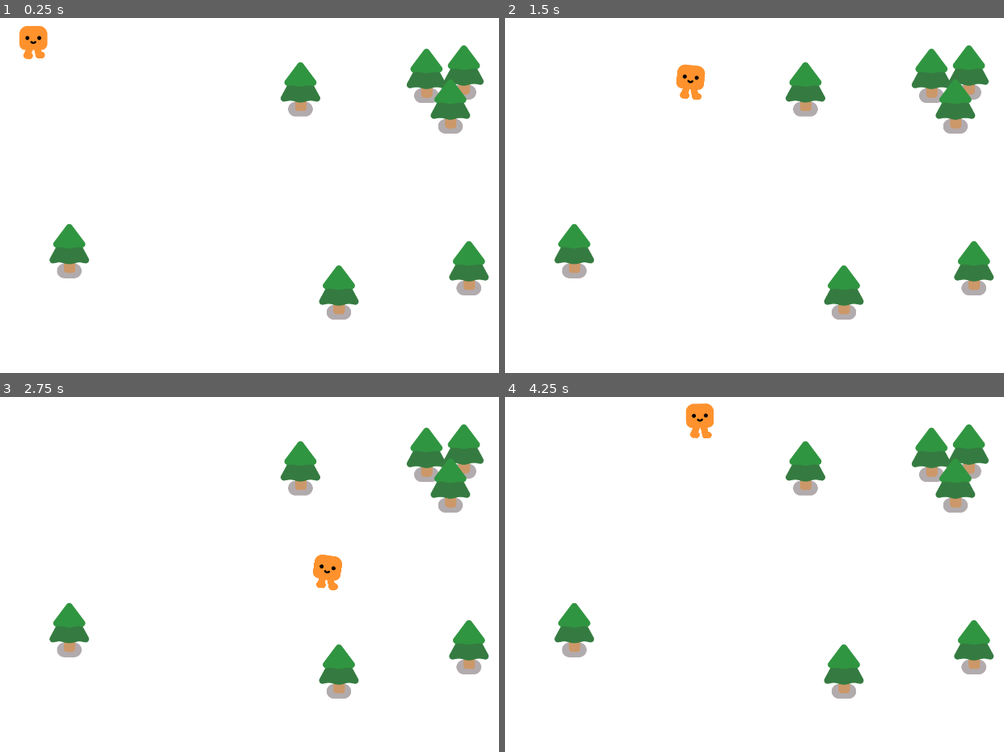
Above: before the commit, frames 1-4 (two rows, left to right).
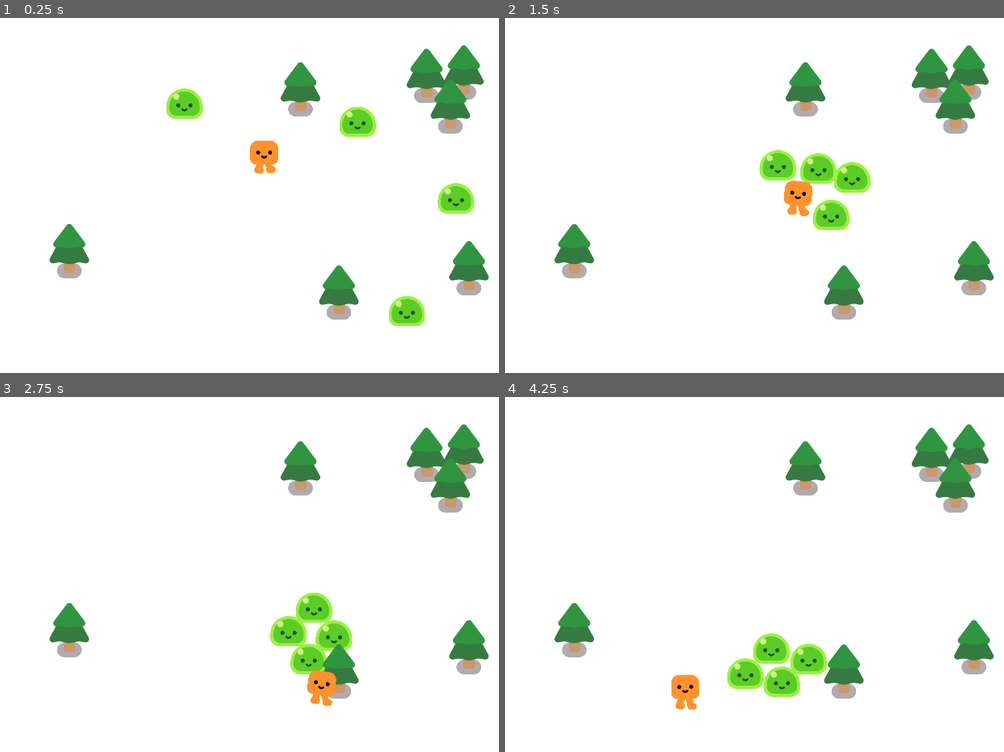
Above: after the commit, the same moments.

Repository: metallstas/2DGameGDQuest
Game: Godot game, scene res://Game/game.tscn
Same seed, same stepped clock (60 frames per second), same inputs: the game is played once before the commit and once after it.
Inputs:
- Up to frame 1 (0.25 s): no input
- Up to frame 2 (1.5 s): hold D (move_right) 0.53-1.28 s; hold S (move_down) from 1.28 s (still down)
- Up to frame 3 (2.75 s): release S (move_down) at 2.03 s; hold D (move_right) from 2.03 s (still down)
- Up to frame 4 (4.25 s): release D (move_right) at 2.78 s; hold W (move_up) 2.78-3.53 s; hold A (move_left) from 3.53 s (still down)

The runs differ from the first frame. In frame 1, 3.0% of the frame differs, in the area x 3-96%, y 2-87%; in frame 2, 3.0%; in frame 3, 3.0%; in frame 4, 3.1%, in the area x 33-65%, y 1-89%.

Commit message:
add enemie

Diff:
--- /dev/null
+++ b/Enemies/enemy.gd
@@ -0,0 +1,9 @@
+extends CharacterBody2D
+
+@onready var player = $"../player"
+const SPEED = 300.0
+
+func _physics_process(delta: float) -> void:
+	var direction = global_position.direction_to(player.global_position)
+	velocity = direction * SPEED
+	move_and_slide()
--- /dev/null
+++ b/Enemies/enemy.tscn
@@ -0,0 +1,16 @@
+[gd_scene load_steps=4 format=3 uid="uid://d3kixqy287pct"]
+
+[ext_resource type="PackedScene" uid="uid://ogik4s70pgwl" path="res://assets/characters/slime/slime.tscn" id="1_3ih25"]
+[ext_resource type="Script" uid="uid://d3jnjk6xxc1t7" path="res://Enemies/enemy.gd" id="1_bxkaj"]
+
+[sub_resource type="CircleShape2D" id="CircleShape2D_bxkaj"]
+radius = 51.0098
+
+[node name="Enemy" type="CharacterBody2D"]
+script = ExtResource("1_bxkaj")
+
+[node name="Slime" parent="." instance=ExtResource("1_3ih25")]
+
+[node name="CollisionShape2D" type="CollisionShape2D" parent="."]
+position = Vector2(0, -30)
+shape = SubResource("CircleShape2D_bxkaj")
--- a/Game/game.tscn
+++ b/Game/game.tscn
@@ -1,7 +1,8 @@
-[gd_scene load_steps=3 format=3 uid="uid://ceuti5ff37fgj"]
+[gd_scene load_steps=4 format=3 uid="uid://ceuti5ff37fgj"]
 
 [ext_resource type="PackedScene" uid="uid://brut205ffu5i8" path="res://Player/player.tscn" id="1_bk3v5"]
 [ext_resource type="PackedScene" uid="uid://tusxh031j5g3" path="res://Enviroment/pine_tree.tscn" id="2_1r4le"]
+[ext_resource type="PackedScene" uid="uid://d3kixqy287pct" path="res://Enemies/enemy.tscn" id="2_7raqb"]
 
 [node name="Game" type="Node2D"]
 y_sort_enabled = true
@@ -13,7 +14,19 @@
 offset_bottom = 1121.0
 
 [node name="player" parent="." instance=ExtResource("1_bk3v5")]
-position = Vector2(103, 141)
+position = Vector2(788, 481)
+
+[node name="Enemy" parent="." instance=ExtResource("2_7raqb")]
+position = Vector2(488, 274)
+
+[node name="Enemy2" parent="." instance=ExtResource("2_7raqb")]
+position = Vector2(1133, 342)
+
+[node name="Enemy3" parent="." instance=ExtResource("2_7raqb")]
+position = Vector2(1429, 613)
+
+[node name="Enemy4" parent="." instance=ExtResource("2_7raqb")]
+position = Vector2(1261, 987)
 
 [node name="PineTree" parent="." instance=ExtResource("2_1r4le")]
 position = Vector2(208, 778)
--- a/assets/characters/slime/slime.tscn
+++ b/assets/characters/slime/slime.tscn
@@ -1,11 +1,11 @@
 [gd_scene load_steps=12 format=3 uid="uid://ogik4s70pgwl"]
 
-[ext_resource type="Texture2D" uid="uid://dvgfmy6vtvjji" path="res://characters/slime/slime_body.png" id="1_3j35h"]
-[ext_resource type="Script" path="res://characters/slime/slime.gd" id="1_87y5x"]
-[ext_resource type="Texture2D" uid="uid://b7rhtttevhxtj" path="res://characters/ground_shadow.png" id="1_cq7ej"]
-[ext_resource type="Texture2D" uid="uid://c078jrp2yvc4s" path="res://characters/slime/slime_face.png" id="2_ygydt"]
-[ext_resource type="Texture2D" uid="uid://btbxea1f3vwot" path="res://characters/slime/slime_body_hurt.png" id="4_0qu0c"]
-[ext_resource type="Texture2D" uid="uid://cai2ijnbypqtr" path="res://characters/slime/slime_hurt_eyes.png" id="4_hi70h"]
+[ext_resource type="Texture2D" uid="uid://dvgfmy6vtvjji" path="res://assets/characters/slime/slime_body.png" id="1_3j35h"]
+[ext_resource type="Script" uid="uid://rfxfpx6jdvxn" path="res://assets/characters/slime/slime.gd" id="1_87y5x"]
+[ext_resource type="Texture2D" uid="uid://b7rhtttevhxtj" path="res://assets/characters/ground_shadow.png" id="1_cq7ej"]
+[ext_resource type="Texture2D" uid="uid://c078jrp2yvc4s" path="res://assets/characters/slime/slime_face.png" id="2_ygydt"]
+[ext_resource type="Texture2D" uid="uid://btbxea1f3vwot" path="res://assets/characters/slime/slime_body_hurt.png" id="4_0qu0c"]
+[ext_resource type="Texture2D" uid="uid://cai2ijnbypqtr" path="res://assets/characters/slime/slime_hurt_eyes.png" id="4_hi70h"]
 
 [sub_resource type="Animation" id="Animation_y4lve"]
 length = 0.001
Not shown, added: Enemies/enemy.gd.uid
